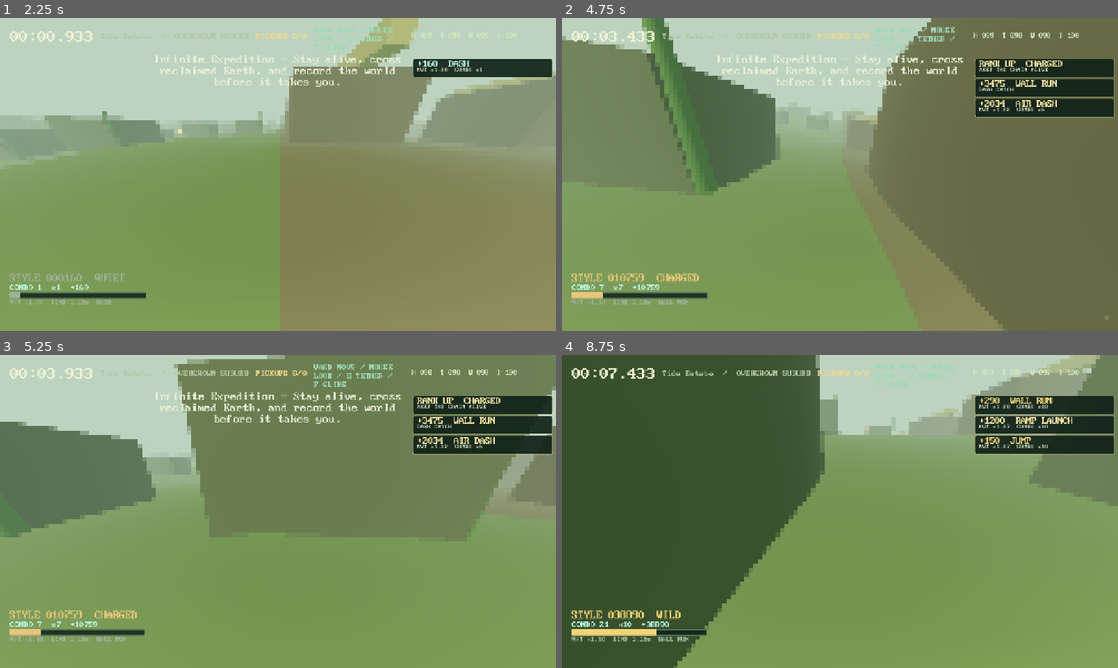
Above: before the commit, frames 1-4 (two rows, left to right).
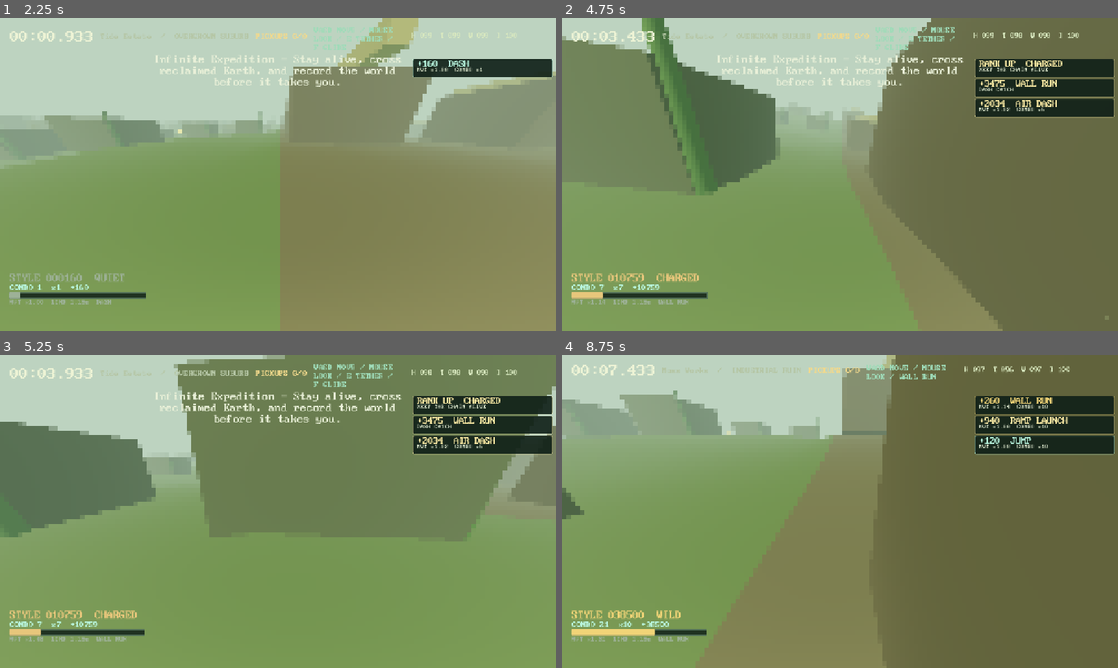
Above: after the commit, the same moments.

Repository: gongahkia/hot-cross-buns
Game: Godot game, scene res://scenes/main.tscn
The game is run twice, just before and just after one commit, with the same random seed, the same clock (stepped at 60 frames per second) and the same inputs.
Inputs (mouse positions are in pixels of both pictures, inside the frame that each line leads up to):
- Up to frame 1 (2.25 s): click "Choose a journey" at 0.5 s; click "Infinite Expedition SURVIVAL …" at 1.25 s; tap Enter at 2 s; move the mouse to (272, 180) at 2.02 s; hold W (move_forward) from 2.03 s (still down); hold Ctrl (sprint) from 2.03 s (still down); tap Shift (dash) at 2.1 s; click (272, 180) at 2.17 s
- Up to frame 2 (4.75 s): tap Space (jump) at 2.27, 3.02, 4.52 s; move the mouse to (878, 177) at 2.77 s; release Ctrl (sprint) at 2.78 s; tap Ctrl (sprint) at 2.85 s; tap Shift (dash) at 3.05, 3.6, 4.55 s; move the mouse to (795, 171) at 3.52 s; hold Ctrl (sprint) 3.53-4.28 s; move the mouse to (845, 174) at 4.27 s; release W (move_forward) at 4.28 s; hold A (move_left) from 4.28 s (still down); tap F (glide) at 4.35 s; click (845, 174) at 4.42 s
- Up to frame 3 (5.25 s): move the mouse to (255, 505) at 5.02 s; release A (move_left) at 5.03 s; hold W (move_forward) from 5.03 s (still down); hold E (grapple) from 5.03 s (still down)
- Up to frame 4 (8.75 s): tap Space (jump) at 5.27, 6.02, 7.52, 8.27 s; tap Ctrl (sprint) at 5.3, 6.8, 7.35 s; move the mouse to (867, 511) at 5.77 s; release E (grapple) at 5.78 s; tap Q (slam) at 5.85 s; tap Shift (dash) at 6.05, 7.55 s; move the mouse to (812, 511) at 6.52 s; hold C (slide) 6.53-7.28 s; click (812, 511) at 6.67 s; move the mouse to (851, 505) at 7.27 s; release W (move_forward) at 7.28 s; hold D (move_right) 7.28-8.03 s; move the mouse to (834, 517) at 8.02 s; hold W (move_forward) from 8.03 s (still down); hold Ctrl (sprint) from 8.03 s (still down); tap Enter at 8.1 s

Frame 1 is identical in both runs. In frame 2, 0.2% of the frame differs, in the area x 14-62%, y 1-44%; in frame 3, 0.1%; in frame 4, 79%, in the area x 0-100%, y 0-100%.

Commit message:
Prioritize chunk scheduling

Diff:
--- a/scripts/world_chunk_scheduler.gd
+++ b/scripts/world_chunk_scheduler.gd
@@ -9,8 +9,8 @@
 var active:Dictionary={}
 var token:=0
 func _init(next_seed:int)->void:seed=next_seed
-func request(chunk_x:int,chunk_z:int,lod:int=0)->int:
-	token+=1;queue.append({"seed":seed,"chunk_x":chunk_x,"chunk_z":chunk_z,"lod":lod,"token":token});return token
+func request(chunk_x:int,chunk_z:int,lod:int=0,priority:float=0.0)->int:
+	token+=1;queue.append({"seed":seed,"chunk_x":chunk_x,"chunk_z":chunk_z,"lod":lod,"token":token,"priority":priority});queue.sort_custom(func(a:Dictionary,b:Dictionary)->bool:return float(a.priority)<float(b.priority) if float(a.priority)!=float(b.priority) else int(a.token)<int(b.token));return token
 func poll()->Array:
 	if worker and not worker.is_alive(): completed.append(worker.wait_to_finish());worker=null;active={}
 	if worker==null and not queue.is_empty(): active=queue.pop_front();worker=Thread.new();worker.start(_generate.bind(active))
--- a/scripts/world_chunk_scheduler_test.gd
+++ b/scripts/world_chunk_scheduler_test.gd
@@ -2,8 +2,8 @@
 const SCHEDULER=preload("res://scripts/world_chunk_scheduler.gd")
 var failed:=false
 func _initialize()->void:
-	var scheduler=SCHEDULER.new(20260730);var first:=scheduler.request(-1,2);var second:=scheduler.request(3,-4,1);var results:=scheduler.wait_for_all()
-	_expect(results.size()==2 and int(results[0].token)==first and int(results[1].token)==second and str((results[0].descriptor as Dictionary).id)=="-1:2","threaded descriptor queue drifted")
+	var scheduler=SCHEDULER.new(20260730);var first:=scheduler.request(-1,2,0,2.0);var second:=scheduler.request(3,-4,1,1.0);var results:=scheduler.wait_for_all()
+	_expect(results.size()==2 and int(results[0].token)==second and int(results[1].token)==first and str((results[0].descriptor as Dictionary).id)=="3:-4","threaded descriptor queue drifted")
 	quit(1 if failed else 0)
 func _expect(condition:bool,message:String)->void:
 	if condition:return
--- a/scripts/world_streamer.gd
+++ b/scripts/world_streamer.gd
@@ -54,7 +54,7 @@
 			var id := _chunk_id(x, z)
 			wanted[id] = true
 			if not chunks.has(id) and not pending_chunks.has(id):
-				pending_chunks[id] = scheduler.request(x, z)
+				pending_chunks[id] = scheduler.request(x, z, 0, _chunk_priority(center, Vector2i(x, z)))
 	if force:
 		_attach_completed(scheduler.wait_for_all())
 	for id in chunks.keys():
@@ -71,6 +71,10 @@
 		var id := _chunk_id(int(key.get("chunk_x", 0)), int(key.get("chunk_z", 0)))
 		pending_chunks.erase(id)
 		if str(result.get("status", "")) == "ok" and not chunks.has(id): chunks[id] = _build_chunk(int(key.get("chunk_x", 0)), int(key.get("chunk_z", 0)))
+
+func _chunk_priority(center: Vector2i, target: Vector2i) -> float:
+	var offset:=Vector2(float(target.x-center.x),float(target.y-center.y));var velocity:=Vector2(player.velocity.x,player.velocity.z);var forward:=Vector2(player.camera.global_transform.basis.z.x,player.camera.global_transform.basis.z.z) if player.camera else Vector2.ZERO
+	return offset.length_squared()-offset.normalized().dot(velocity.normalized())*.8-offset.normalized().dot(-forward.normalized())*.45 if not is_zero_approx(offset.length_squared()) else -1.0
 
 func sample_at(world_position: Vector3) -> Dictionary:
 	var canonical: Vector3 = origin.world_position(world_position) if origin else world_position
Not shown, added: docs/chunk-priority.md
